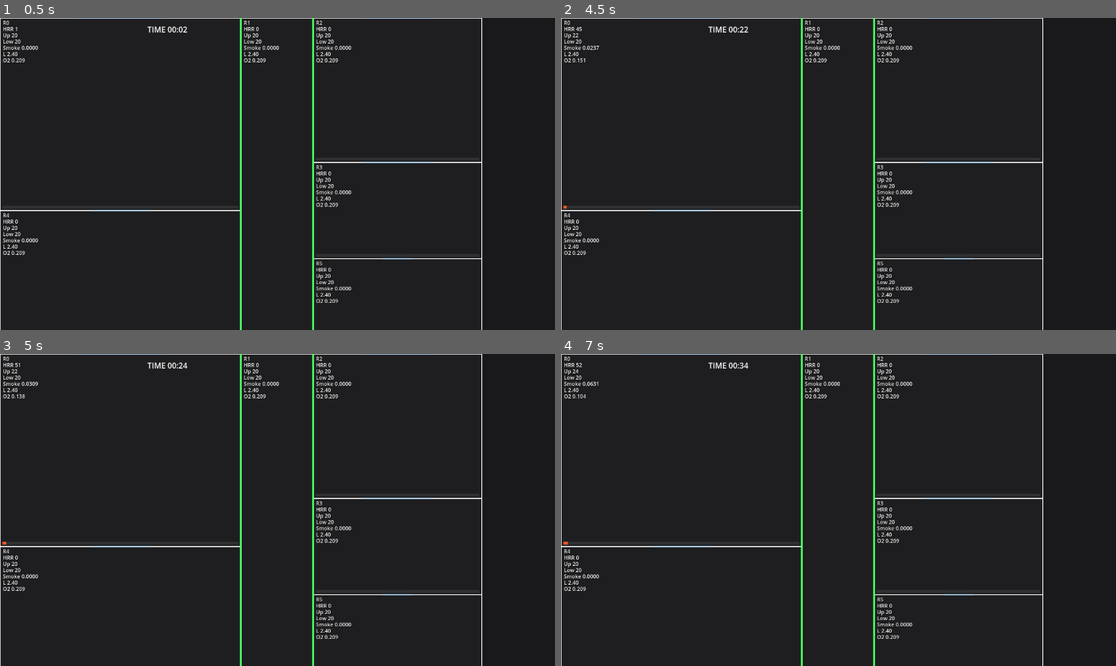
Above: before the commit, frames 1-4 (two rows, left to right).
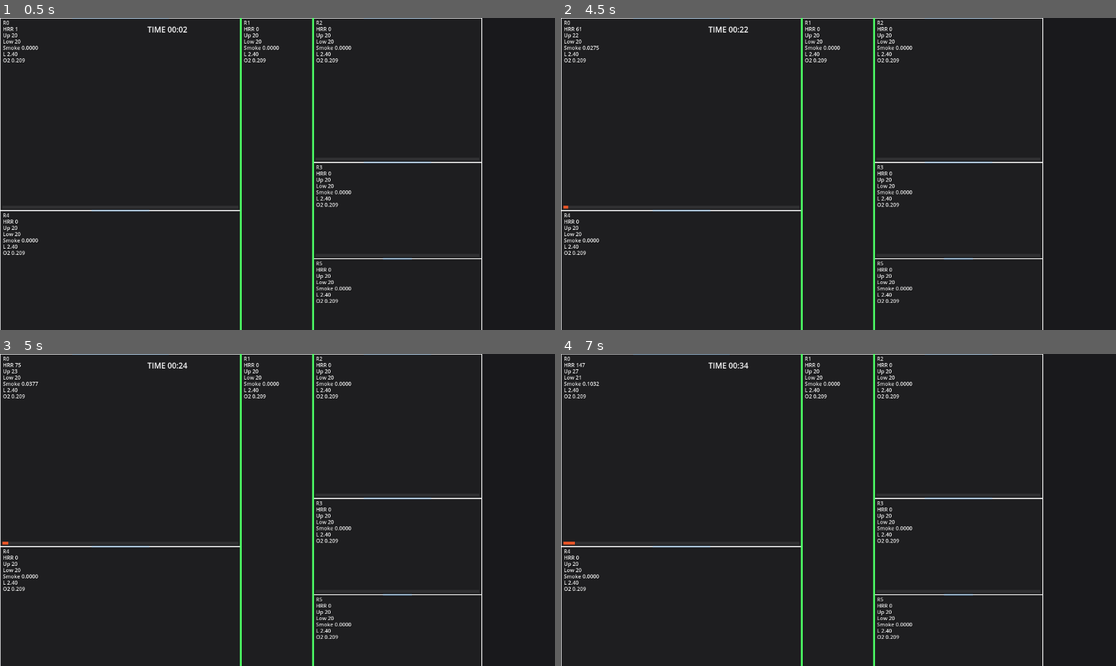
Above: after the commit, the same moments.

Repository: pkt-dangpv/simufire
Game: Godot game, scene res://main.tscn
Same seed, same stepped clock (60 frames per second), same inputs: the game is played once before the commit and once after it.
Inputs:
- Up to frame 1 (0.5 s): no input
- Up to frame 2 (4.5 s): tap Enter at 0.5, 2 s; tap Space at 1.25, 3.5 s
- Up to frame 3 (5 s): no input
- Up to frame 4 (7 s): tap Enter at 5.75 s; tap Space at 6.5 s

Frame 1 is identical in both runs. In frame 2, less than 0.1% of the frame differs, in the area x 1-7%, y 2-62%; in frame 3, less than 0.1%; in frame 4, 0.2%, in the area x 0-44%, y 0-62%.

Commit message:
cambios en O2

Diff:
--- a/sim/core/SimulationEngine.gd
+++ b/sim/core/SimulationEngine.gd
@@ -106,16 +106,47 @@
 @export var layer_relax_up: float = 0.015
 
 # ============================================================
+# REGISTRO DE VALORES
+#=============================================================
+
+@export var enable_logging: bool = true
+@export var log_interval_s: float = 10.0
+@export var log_file_path: String = "user://sim_log.txt"
+
+var _next_log_time_s: float = 0.0
+
+# ============================================================
 # READY
 # ============================================================
 
 func _ready() -> void:
 	_resolve_building()
 	_sync_smoke_model_settings()
+	_reset_log_file()
 
 	if auto_ignite_on_ready:
 		ignite_room(ignition_room_id)
 
+	print(ProjectSettings.globalize_path(log_file_path))
+
+# ============================================================
+# REINCIAR LOG
+# ============================================================
+
+func _reset_log_file() -> void:
+	if not enable_logging:
+		return
+
+	var file := FileAccess.open(log_file_path, FileAccess.WRITE)
+	if file == null:
+		push_error("No se pudo crear/resetear el log: " + log_file_path)
+		return
+
+	file.store_line("SIMULATION LOG")
+	file.store_line("")
+	file.close()
+
+	_next_log_time_s = 0.0
 # ============================================================
 # SETUP
 # ============================================================
@@ -155,7 +186,7 @@
 	_step_temperature(dt)
 	_step_smoke(dt)
 	_clamp_rooms()
-
+	_maybe_log_state()
 # ============================================================
 # IGNICIÓN
 # ============================================================
@@ -266,19 +297,65 @@
 # ============================================================
 
 func _step_oxygen(dt: float) -> void:
-	for room_id in building.get_rooms().keys():
-		var room: RoomModel = building.get_room(room_id)
-		if room == null:
-			continue
-
+	var air_density_kg_m3: float = 1.2
+
+	for room_id in building.get_rooms().keys():
+		var room: RoomModel = building.get_room(room_id)
+		if room == null:
+			continue
+
+		var room_volume_m3: float = maxf(0.1, room.volume_m3())
+		var air_mass_kg: float = room_volume_m3 * air_density_kg_m3
+
+		# Masa actual de O2 en la sala
+		var o2_mass_kg: float = air_mass_kg * room.o2
+
+		# ----------------------------------------------------
+		# 1) Consumo de O2 por combustión
+		# ----------------------------------------------------
 		if room.hrr_kw > 0.0:
-			var o2_consumed: float = (room.hrr_kw / 1000.0) * o2_consumption_kg_per_MJ * dt
-			room.o2 -= o2_consumed
-
-		var mix_rate: float = o2_mix_rate * dt
-		room.o2 = lerp(room.o2, o2_nominal, mix_rate)
-
-		room.o2 = clamp(room.o2, 0.10, o2_nominal)
+			var consumed: float = (room.hrr_kw / 1000.0) * o2_consumption_kg_per_MJ * dt
+
+			# Si el O2 baja, el fuego también debe poder consumir menos
+			var availability_factor: float = clampf(
+				(room.o2 - 0.12) / (o2_nominal - 0.12),
+				0.0,
+				1.0
+			)
+			consumed *= availability_factor
+
+			# Evitar colapso brusco en un solo tick
+			consumed = minf(consumed, o2_mass_kg * 0.2)
+
+			o2_mass_kg -= consumed
+			o2_mass_kg = maxf(0.0, o2_mass_kg)
+
+		# ----------------------------------------------------
+		# 2) Convertir a fracción objetivo
+		# ----------------------------------------------------
+		var target_o2: float = o2_mass_kg / air_mass_kg
+
+		# ----------------------------------------------------
+		# 3) Mezcla suave hacia aire fresco
+		# ----------------------------------------------------
+		target_o2 = lerpf(target_o2, o2_nominal, o2_mix_rate * dt)
+
+		# ----------------------------------------------------
+		# 4) Inercia: el O2 no cambia de golpe
+		# ----------------------------------------------------
+		room.o2 = lerpf(room.o2, target_o2, 0.2 * dt)
+
+		# ----------------------------------------------------
+		# 5) Fuga basal mínima desde exterior
+		# ----------------------------------------------------
+		var leakage_mix_rate: float = 0.01 * dt
+		room.o2 = lerpf(room.o2, o2_nominal, leakage_mix_rate)
+
+		# ----------------------------------------------------
+		# 6) Clamp final
+		# ----------------------------------------------------
+		room.o2 = clampf(room.o2, 0.10, o2_nominal)
+
 # ============================================================
 # TEMPERATURA
 # ============================================================
@@ -459,18 +536,32 @@
 		var target: RoomModel = building.get_room(to_id)
 
 		if source != null and target != null:
-			var mix_factor: float = kg / (target.smoke_kg + kg + 0.1)
+			var flow_ratio: float = kg / (target.smoke_kg + kg + 0.1)
+
+			# ----------------------------------------------------
+			# Mezcla térmica más suave
+			# ----------------------------------------------------
+			var temp_mix: float = 0.15 * flow_ratio
 
 			target.temp_upper_c = lerp(
 				target.temp_upper_c,
 				source.temp_upper_c,
-				mix_factor * 1.4
+				temp_mix
 			)
 
 			source.temp_upper_c -= (
 				(source.temp_upper_c - target.temp_upper_c)
-				* mix_factor * 0.05
+				* temp_mix * 0.03
 			)
+
+			# ----------------------------------------------------
+			# Mezcla de O2 entre salas
+			# ----------------------------------------------------
+			var o2_mix_factor: float = 0.3 * flow_ratio
+			target.o2 = lerpf(target.o2, source.o2, o2_mix_factor)
+
+			var back_mix: float = 0.1 * flow_ratio
+			source.o2 = lerpf(source.o2, target.o2, back_mix)
 
 	# --------------------------------------------------------
 	# 5) Aplicar deltas al final
@@ -580,3 +671,49 @@
 			"flashover_triggered": room.flashover_triggered
 		}
 	return state
+
+#===========================================================
+# REGISTRO DE VALORES
+#===========================================================
+
+func _maybe_log_state() -> void:
+	if not enable_logging:
+		return
+
+	if sim_time_s < _next_log_time_s:
+		return
+
+	_append_log_snapshot()
+	_next_log_time_s += log_interval_s
+
+
+func _append_log_snapshot() -> void:
+	var file := FileAccess.open(log_file_path, FileAccess.READ_WRITE)
+	if file == null:
+		push_error("No se pudo abrir el log: " + log_file_path)
+		return
+
+	file.seek_end()
+
+	# Cabecera de snapshot
+	file.store_line("==================================================")
+	file.store_line("TIME=%.1f s" % sim_time_s)
+
+	for room_id in building.get_rooms().keys():
+		var room: RoomModel = building.get_room(room_id)
+		if room == null:
+			continue
+
+		var line := "ROOM %s | HRR=%.2f | Up=%.2f | Low=%.2f | Smoke=%.4f | Layer=%.2f | O2=%.4f" % [
+			str(room.id),
+			room.hrr_kw,
+			room.temp_upper_c,
+			room.temp_lower_c,
+			room.smoke_kg,
+			room.h_layer_m,
+			room.o2
+		]
+		file.store_line(line)
+
+	file.store_line("")
+	file.close()
